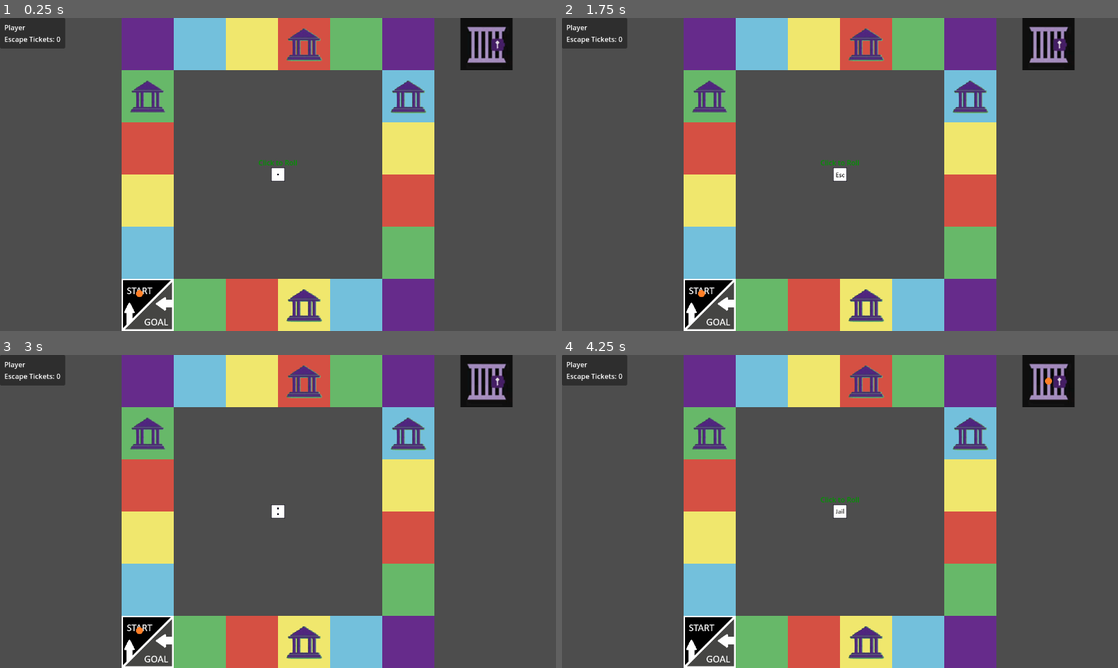
Above: before the commit, frames 1-4 (two rows, left to right).
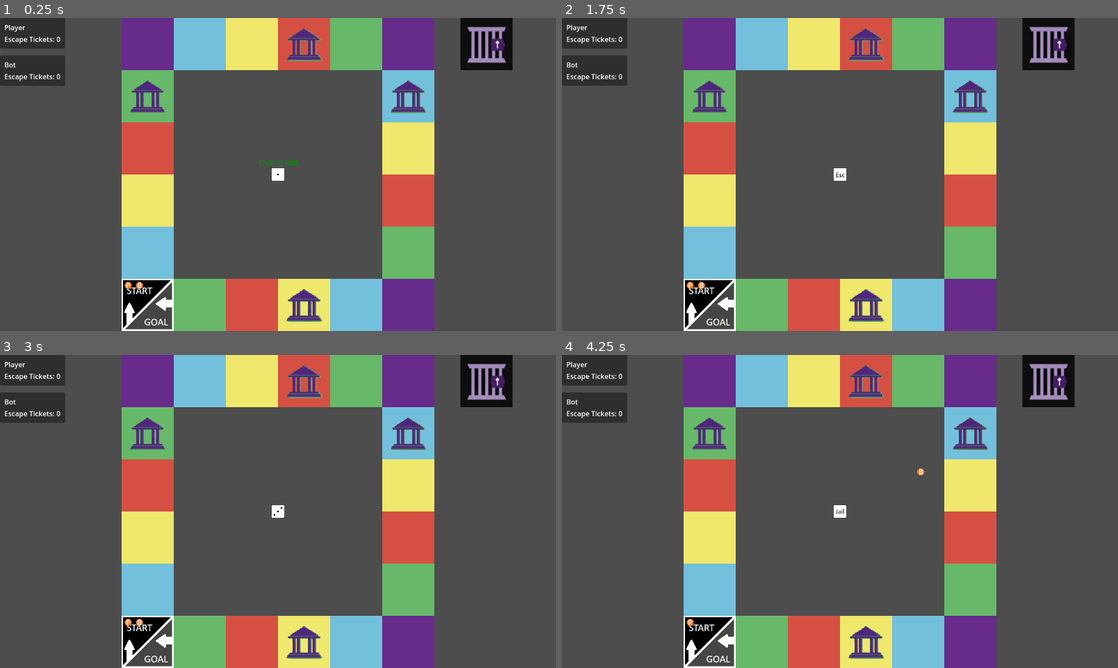
Above: after the commit, the same moments.

Repository: tjfeldman/RulesRace
Game: Godot game, scene res://rules_race_board.tscn
The game is run twice, just before and just after one commit, with the same random seed, the same clock (stepped at 60 frames per second) and the same inputs.
Inputs (mouse positions are in pixels of both pictures, inside the frame that each line leads up to):
- Up to frame 1 (0.25 s): no input
- Up to frame 2 (1.75 s): tap Enter at 0.5 s; move the mouse to (962, 158) at 0.52 s; click (962, 158) at 0.6 s; tap Space at 1.25 s; move the mouse to (728, 190) at 1.27 s; click (728, 190) at 1.35 s
- Up to frame 3 (3 s): tap Enter at 2 s; move the mouse to (333, 442) at 2.02 s; click (333, 442) at 2.1 s; tap Space at 2.75 s; move the mouse to (250, 574) at 2.77 s; click (250, 574) at 2.85 s
- Up to frame 4 (4.25 s): move the mouse to (1006, 558) at 3.52 s; click (1006, 558) at 3.6 s

The runs differ from the first frame. In frame 1, 1.2% of the frame differs, in the area x 0-26%, y 12-90%; in frame 2, 1.2%, in the area x 0-54%, y 12-90%; in frame 3, 1.2%; in frame 4, 1.2%.

Commit message:
Add bot player that carries some basic logic.
Signed-off-by: Tyler Feldman <tyler.feldman148@gmail.com>

Diff:
--- a/rules_race_board.tscn
+++ b/rules_race_board.tscn
@@ -9,7 +9,7 @@
 
 [node name="Main" type="Node2D" node_paths=PackedStringArray("players")]
 script = ExtResource("1_hc47j")
-players = [NodePath("PlayerToken")]
+players = [NodePath("PlayerToken"), NodePath("BotToken")]
 
 [node name="Board" parent="." instance=ExtResource("2_oi1hd")]
 position = Vector2(640, 360)
@@ -25,8 +25,31 @@
 script = ExtResource("11_8aqfc")
 
 [node name="PlayerPiece" type="Sprite2D" parent="PlayerToken"]
-position = Vector2(321, 634)
+position = Vector2(295, 615)
 texture = ExtResource("2_qq0id")
+
+[node name="Label" type="Label" parent="PlayerToken/PlayerPiece"]
+offset_left = -5.0
+offset_top = -12.0
+offset_right = 35.0
+offset_bottom = 11.0
+text = "P"
+
+[node name="BotToken" type="Node2D" parent="."]
+script = ExtResource("11_8aqfc")
+playerName = "Bot"
+bot = true
+
+[node name="PlayerPiece" type="Sprite2D" parent="BotToken"]
+position = Vector2(321, 615)
+texture = ExtResource("2_qq0id")
+
+[node name="Label" type="Label" parent="BotToken/PlayerPiece"]
+offset_left = -5.0
+offset_top = -12.0
+offset_right = 35.0
+offset_bottom = 11.0
+text = "B"
 
 [node name="HUD" type="CanvasLayer" parent="."]
 
--- a/scripts/Dice.gd
+++ b/scripts/Dice.gd
@@ -14,11 +14,15 @@
 
 signal dice_has_rolled(type : Dice.Type, roll: Variant);
 
-func _unhandled_input(event: InputEvent) -> void:
-	if (Input.is_action_just_pressed("ui_click") and timer.is_stopped() and canClick):
+func rollDie():
+	if timer.is_stopped():
 		animationPlayer.play("Roll");
 		timer.start();
 		canClick = false;
+
+func _unhandled_input(event: InputEvent) -> void:
+	if (Input.is_action_just_pressed("ui_click") and canClick):
+		rollDie();
 
 func _on_timer_timeout() -> void:
 	#Get random value from the metadata of SIDES
--- a/scripts/Main.gd
+++ b/scripts/Main.gd
@@ -1,6 +1,5 @@
 extends Node2D
 
-@onready var player : Node2D = $PlayerToken;
 @onready var board : Node2D = $Board;
 @onready var dice : Sprite2D = $Dice;
 @onready var special_dice: Sprite2D = $SpecialDice
@@ -16,7 +15,8 @@
 	STANDBY, #Wait for Start of Turn Triggers
 	ROLL, #Player can Roll
 	WAIT, #Wait for Roll Triggers
-	END #End of Player's Turn
+	END, #End of Player's Turn
+	SWITCHING, #Switching Player's Turn
 };
 var currentTurnState : TurnState = TurnState.LOADING;
 var currentPlayerTurn : int = 0 :
@@ -26,101 +26,134 @@
 			value = 0;
 		currentPlayerTurn = value;
 
-#TODO: Move to state manager
-var _asked : bool = false;
-
 func _ready() -> void:
-	print(currentTurnState);
 	#connect to events
 	Events.office_choice_selected.connect(_on_office_choice_selected);
 	Events.escape_jail_with_ticket.connect(_on_escape_with_ticket);
 
 	#add UI to HUD
-	var playerUI = preload("res://scenes/playerUI.tscn");
-	var ui = playerUI.instantiate();
-	ui.assignedPlayer = player;
-	hud.add_child(ui);
+	var offset = 0;
+	for player in players:
+		var playerUI = preload("res://scenes/playerUI.tscn");
+		var ui = playerUI.instantiate();
+		ui.assignedPlayer = player;
+		hud.add_child(ui);
+		ui.position += Vector2(0, offset);
+		offset+= ui.size.y + 16;
 
 	#start game
 	currentTurnState = TurnState.START;
 
-func _process(delta: float) -> void:
+func _process(_delta: float) -> void:
 	if currentTurnState != TurnState.LOADING:
 		handleTurnState();
 
 func handleTurnState():
-	var p = players[currentPlayerTurn];
+	var currentPlayer = players[currentPlayerTurn];
 	if currentTurnState == TurnState.START:
-		if p.isInJail() and player.hasEscapeTicket():
-			promptForEscapeTicketInJail();
+		if currentPlayer.isInJail() and currentPlayer.hasEscapeTicket():
+			promptForEscapeTicketInJail(currentPlayer);
 		else:
-			moveToRollState();
+			moveToRollState(currentPlayer);
 	if currentTurnState == TurnState.END:
+		currentTurnState = TurnState.SWITCHING;
+		currentPlayerTurn += 1;
+		await get_tree().create_timer(0.5).timeout;
 		currentTurnState = TurnState.START;
 
-func promptForEscapeTicketInJail():
+func promptForEscapeTicketInJail(player: Player):
 	currentTurnState = TurnState.STANDBY;
-	var escapeChoiceBox = preload("res://scenes/escapeConfirm.tscn");
-	var choiceBox = escapeChoiceBox.instantiate();
-	add_child(choiceBox);
+	if !player.isBot():
+		var escapeChoiceBox = preload("res://scenes/escapeConfirm.tscn");
+		var choiceBox = escapeChoiceBox.instantiate();
+		add_child(choiceBox);
+	else:
+		#Bot will always use an escape ticket to escape
+		self._on_escape_with_ticket(true);
+		pass;
 
-func moveToRollState():
+func promptForOfficeReward(player: Player):
+	if !player.isBot():
+		var officeChoiceBox = preload("res://scenes/officeChoice.tscn");
+		var choiceBox = officeChoiceBox.instantiate();
+		add_child(choiceBox);
+	else:
+		#TODO Right now there is no mechanic to change group rule so bot can't chose it right now
+		var choices: Array[Events.OfficeChoice] = [Events.OfficeChoice.Ticket, Events.OfficeChoice.Dice];
+		var picked = choices.pick_random();
+		print("Bot picked %s" % picked);
+		self._on_office_choice_selected(picked);
+		pass;
+
+func moveToRollState(player: Player):
 	currentTurnState = TurnState.ROLL;
-	enable_die();
+	enable_die(player);
 
 func _on_dice_has_rolled(type: Dice.Type, roll: Variant) -> void:
 	#If currentTurnState is Roll, then move to Wait state
 	if currentTurnState == TurnState.ROLL:
 		currentTurnState = TurnState.WAIT;
 
+	var currentPlayer = players[currentPlayerTurn];
 	match roll:
 		"Jail":
-			await player.sendToJail();
+			await currentPlayer.sendToJail();
 			currentTurnState = TurnState.END;
 		"Escape":
-			await player.escapeFromJail();
-			currentTurnState = TurnState.END;
+			if await currentPlayer.escapeFromJail():
+				#when player escapes from jail, they get to roll again
+				enable_die(currentPlayer);
+			else:
+				currentTurnState = TurnState.END;
 		_:
-			if !player.isInJail():
+			if !currentPlayer.isInJail():
 				while roll > 0:
-					await player.movePlayerForward();
+					await currentPlayer.movePlayerForward();
 					roll -= 1;
 
 				#check if the tile landed on is an office space
-				if board.isOfficeSpace(player.getBoardPosition()):
-					var officeChoiceBox = preload("res://scenes/officeChoice.tscn");
-					var choiceBox = officeChoiceBox.instantiate();
-					add_child(choiceBox);
-					pass;
-				elif type == Dice.Type.SPECIAL:
-					await get_tree().create_timer(0.5).timeout;
+				if board.isOfficeSpace(currentPlayer.getBoardPosition()):
+					promptForOfficeReward(currentPlayer);
+					return; #skip swapping turn state to end
 			currentTurnState = TurnState.END;
 
 func _on_office_choice_selected(type : Events.OfficeChoice):
+	var currentPlayer = players[currentPlayerTurn];
 	match type:
 		Events.OfficeChoice.Ticket:
-			player.addEscapeTicket();
+			currentPlayer.addEscapeTicket();
 			currentTurnState = TurnState.END;
 		Events.OfficeChoice.Dice:
-			enable_special_die();
+			enable_special_die(currentPlayer);
 		Events.OfficeChoice.Rule:
 			print("Player changes group rule");
 			currentTurnState = TurnState.END;
 
 func _on_escape_with_ticket(choice: bool):
+	var currentPlayer = players[currentPlayerTurn];
 	if choice:
-		player.removeEscapeTicket();
-		player.escapeFromJail();
-	moveToRollState();
+		currentPlayer.removeEscapeTicket();
+		currentPlayer.escapeFromJail();
+	moveToRollState(currentPlayer);
 
-func enable_die():
-	dice.canClick = true;
+func enable_die(player: Player):
 	dice.visible = true;
 	special_dice.canClick = false;
 	special_dice.visible = false;
+	if !player.isBot():
+		dice.canClick = true;
+	else:
+		#give bot slight delay
+		await get_tree().create_timer(0.5).timeout;
+		dice.rollDie();
 
-func enable_special_die():
+func enable_special_die(player: Player):
 	dice.canClick = false;
 	dice.visible = false;
-	special_dice.canClick = true;
 	special_dice.visible = true;
+	if !player.isBot():
+		special_dice.canClick = true;
+	else:
+		#give bot slight delay
+		await get_tree().create_timer(0.5).timeout;
+		special_dice.rollDie();
--- a/scripts/Player.gd
+++ b/scripts/Player.gd
@@ -1,6 +1,9 @@
 extends Node2D
 
 class_name Player
+
+@export var playerName: String = "Player";
+@export var bot : bool = false;
 
 @onready var piece : Sprite2D = $PlayerPiece;
 @onready var board : Node2D = $"../Board";
@@ -33,6 +36,11 @@
 
 func _movePlayer(newPos: Vector2, moveSpeed = playerMoveSpeed):
 	if newPos != null:
+		#TODO: Should be calculated by the board based on pieces on tile
+		if bot:
+			newPos.x += 12;
+		else:
+			newPos.x -= 12;
 		var tween =  create_tween();
 		tween.tween_property(piece, "position", newPos, moveSpeed);
 		await tween.finished;
@@ -49,10 +57,16 @@
 		await _movePlayer(board.getJailPosition(), playerMoveSpeed * 3);
 		_inJail = true;
 
+#returns true if player escaped from jail and should roll again
 func escapeFromJail():
 	if _inJail:
 		await _movePlayer(board.getTilePosition(_boardPosition), playerMoveSpeed * 3);
 		_inJail = false;
+		return true;
+	return false;
 
 func isInJail():
 	return _inJail;
+
+func isBot():
+	return bot;
--- a/scripts/PlayerUI.gd
+++ b/scripts/PlayerUI.gd
@@ -1,5 +1,6 @@
 extends Control
 
+@onready var player_name: Label = $PanelContainer/MarginContainer/VBoxContainer/PlayerName
 @onready var count: Label = $PanelContainer/MarginContainer/VBoxContainer/HBoxContainer/Count
 
 #only allow set player to be assigned once
@@ -10,6 +11,7 @@
 
 func _ready() -> void:
 	update_ui();
+	player_name.text = assignedPlayer.playerName;
 	Events.updated_escape_tickets.connect(_on_player_ticket_count_update);
 
 func update_ui():
